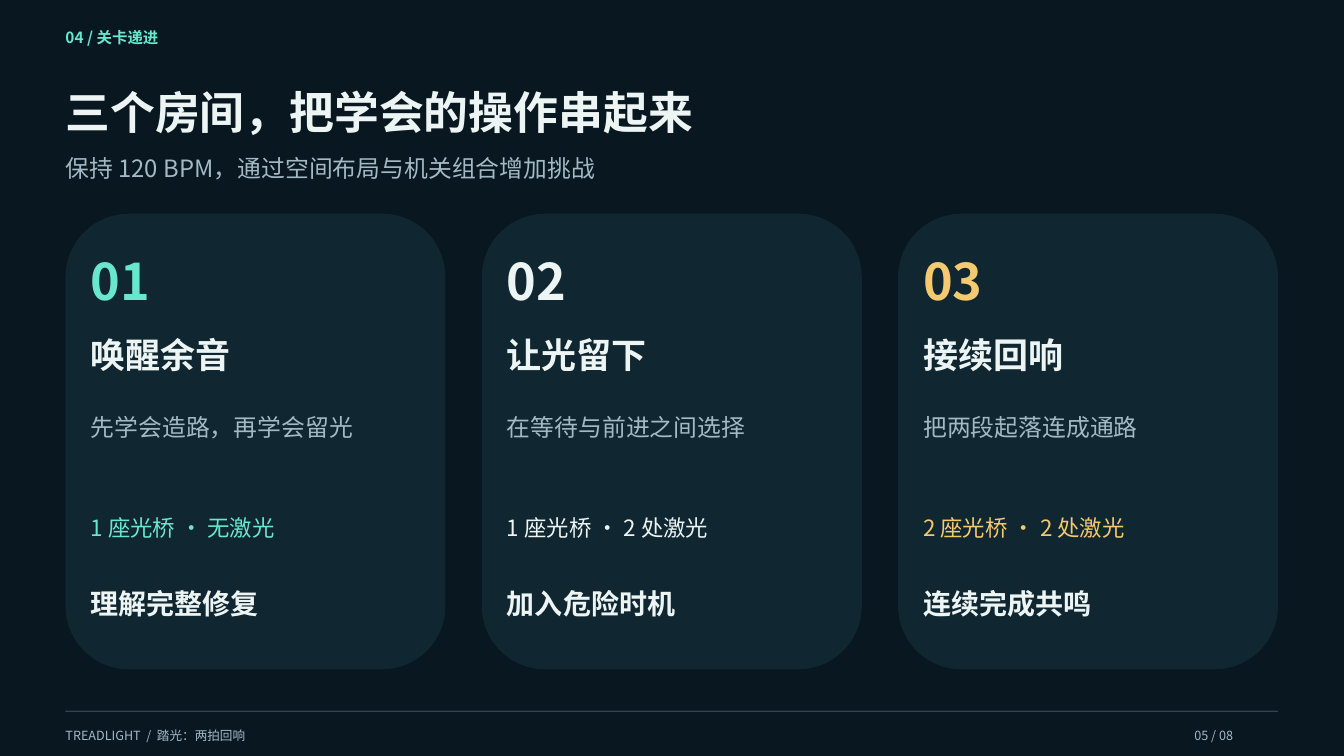
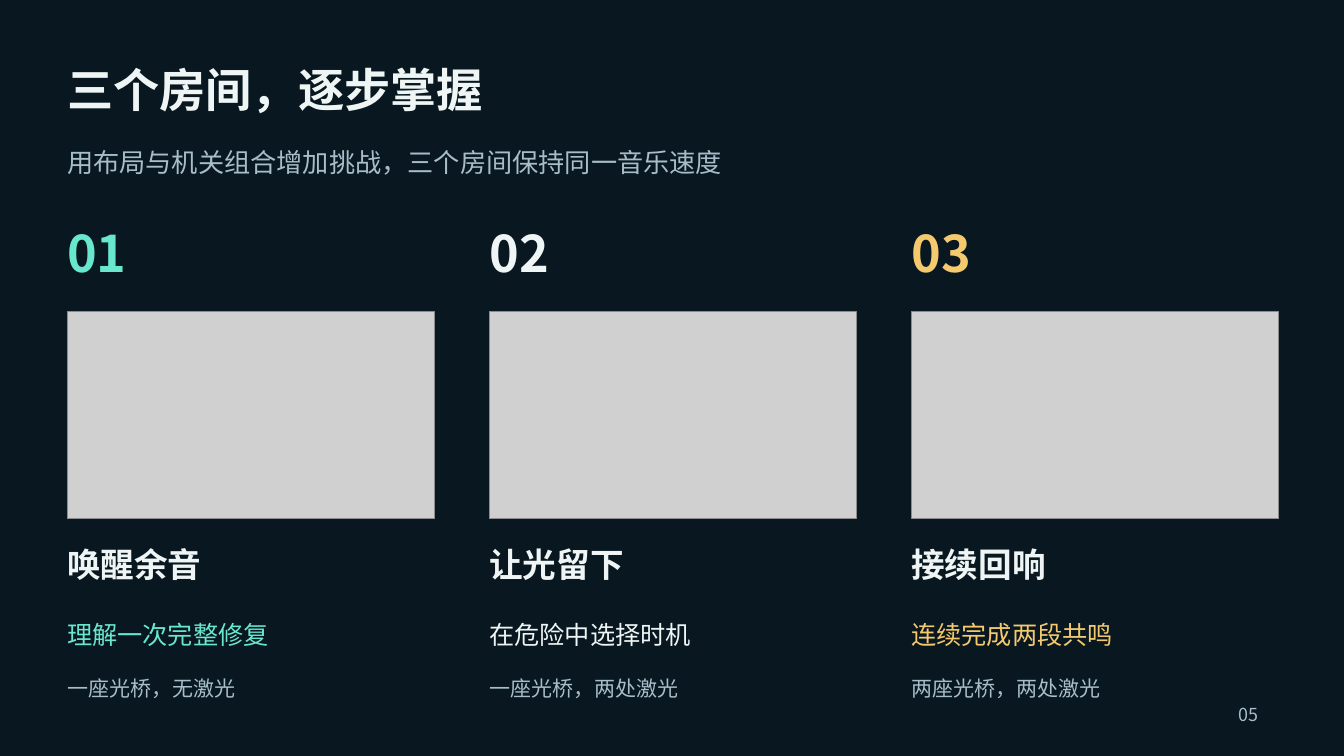
Before and after one commit to xunraozhou/treadlight, a slide deck: slide 5 of docs/presentation/Treadlight-presentation.pptx. Drawn at 1344x756 pixels with LibreOffice and Linux fonts; fonts in the diff are those of the drawing; grey boxes stand for pictures. Boxes give left, top, right and bottom in pixels: in the first picture for what was removed or moved away, otherwise in the second. Text is boxed around its words. In the diff, an @@ line names an element or a change of style, - is before the commit and + after.

```diff
--- a/docs/presentation/Treadlight-presentation.pptx
+++ b/docs/presentation/Treadlight-presentation.pptx
@@ text removed at <box>65,30,159,45</box> @@
-04 / 关卡递进
@@ text at <box>67,67,483,113</box>: text changed; size 32 to 33 pt; text colour #EDF5F4 to #EEF5F4 @@
-三个房间，把学会的操作串起来
+三个房间，逐步掌握
@@ text at <box>67,150,722,175</box>: text changed; size 17 to 18.8 pt; text colour #A3BAC5 to #A7BEC8 @@
-保持 120 BPM，通过空间布局与机关组合增加挑战
+用布局与机关组合增加挑战，三个房间保持同一音乐速度
@@ rounded rectangle removed at <box>66,214,446,669</box> @@
@@ text "01": place and size @@
-text "01" at <box>91,262,150,301</box>
+text "01" at <box>67,234,126,273</box>
@@ text "01" at <box>67,234,126,273</box>: line spacing 1.15 to 1; less space between paragraphs @@
@@ rounded rectangle removed at <box>482,214,862,669</box> @@
@@ text "02": place and size @@
-text "02" at <box>507,262,566,301</box>
+text "02" at <box>489,234,548,273</box>
@@ text "02" at <box>489,234,548,273</box>: text colour #EDF5F4 to #EEF5F4; line spacing 1.15 to 1; less space between paragraphs @@
@@ rounded rectangle removed at <box>898,214,1278,669</box> @@
@@ text "03" at <box>911,234,970,273</box>: line spacing 1.15 to 1; less space between paragraphs @@
@@ text "03": place and size @@
-text "03" at <box>923,262,982,301</box>
+text "03" at <box>911,234,970,273</box>
@@ picture added at <box>68,312,436,518</box> @@
@@ picture added at <box>489,312,857,518</box> @@
@@ picture added at <box>911,312,1279,518</box> @@
@@ text removed at <box>91,416,353,438</box> @@
-先学会造路，再学会留光
@@ text removed at <box>507,416,745,438</box> @@
-在等待与前进之间选择
@@ text removed at <box>923,416,1138,438</box> @@
-把两段起落连成通路
@@ text "唤醒余音": place and size @@
-text "唤醒余音" at <box>91,338,231,371</box>
+text "唤醒余音" at <box>67,548,201,580</box>
@@ text "让光留下": place and size @@
-text "让光留下" at <box>507,338,647,371</box>
+text "让光留下" at <box>489,548,623,580</box>
@@ size 25 to 24 pt, text colour #EDF5F4 to #EEF5F4; line spacing 1.15 to 1; less space between paragraphs in 3 elements at <box>67,548,201,580</box>, <box>489,548,623,580</box>, <box>911,548,1045,580</box> @@
@@ text "接续回响": place and size @@
-text "接续回响" at <box>923,338,1063,371</box>
+text "接续回响" at <box>911,548,1045,580</box>
@@ text at <box>67,622,269,646</box>: text changed; size 20 to 18 pt; text colour #EDF5F4 to #69E7CE; bold off @@
-理解完整修复
+理解一次完整修复
@@ text at <box>489,622,691,646</box>: text changed; size 20 to 18 pt; text colour #EDF5F4 to #EEF5F4; bold off @@
-加入危险时机
+在危险中选择时机
@@ text at <box>911,622,1113,646</box>: text changed; size 20 to 18 pt; text colour #EDF5F4 to #F5C96D; bold off @@
-连续完成共鸣
+连续完成两段共鸣
@@ text at <box>67,678,235,698</box>: text changed; size 16 to 15 pt; text colour #69E7CE to #A7BEC8 @@
-1 座光桥 · 无激光
+一座光桥，无激光
@@ text at <box>489,678,678,698</box>: text changed; size 16 to 15 pt; text colour #EDF5F4 to #A7BEC8 @@
-1 座光桥 · 2 处激光
+一座光桥，两处激光
@@ text at <box>911,678,1100,698</box>: text changed; size 16 to 15 pt; text colour #F5C96D to #A7BEC8 @@
-2 座光桥 · 2 处激光
+两座光桥，两处激光
@@ rectangle removed at <box>66,711,1278,712</box> @@
@@ text at <box>1239,707,1259,721</box>: text changed; size 9 to 12.8 pt; text colour #A3BAC5 to #A7BEC8 @@
-05 / 08
+05
@@ text removed at <box>65,729,245,741</box> @@
-TREADLIGHT / 踏光：两拍回响
```
Also in this commit, not shown: 6 other slides changed, 1 slide added, 1 slide removed, 43 other files.
